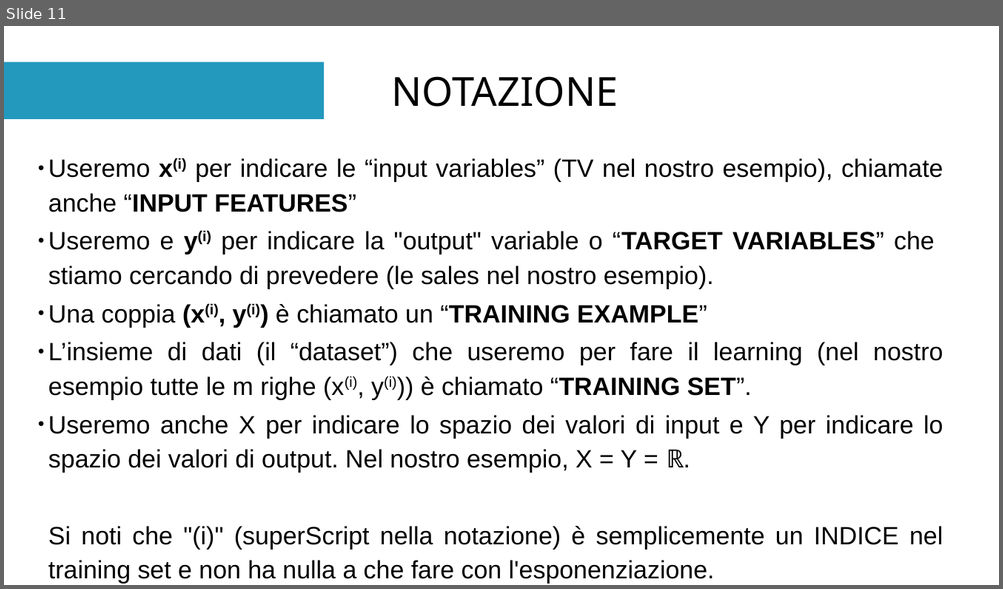
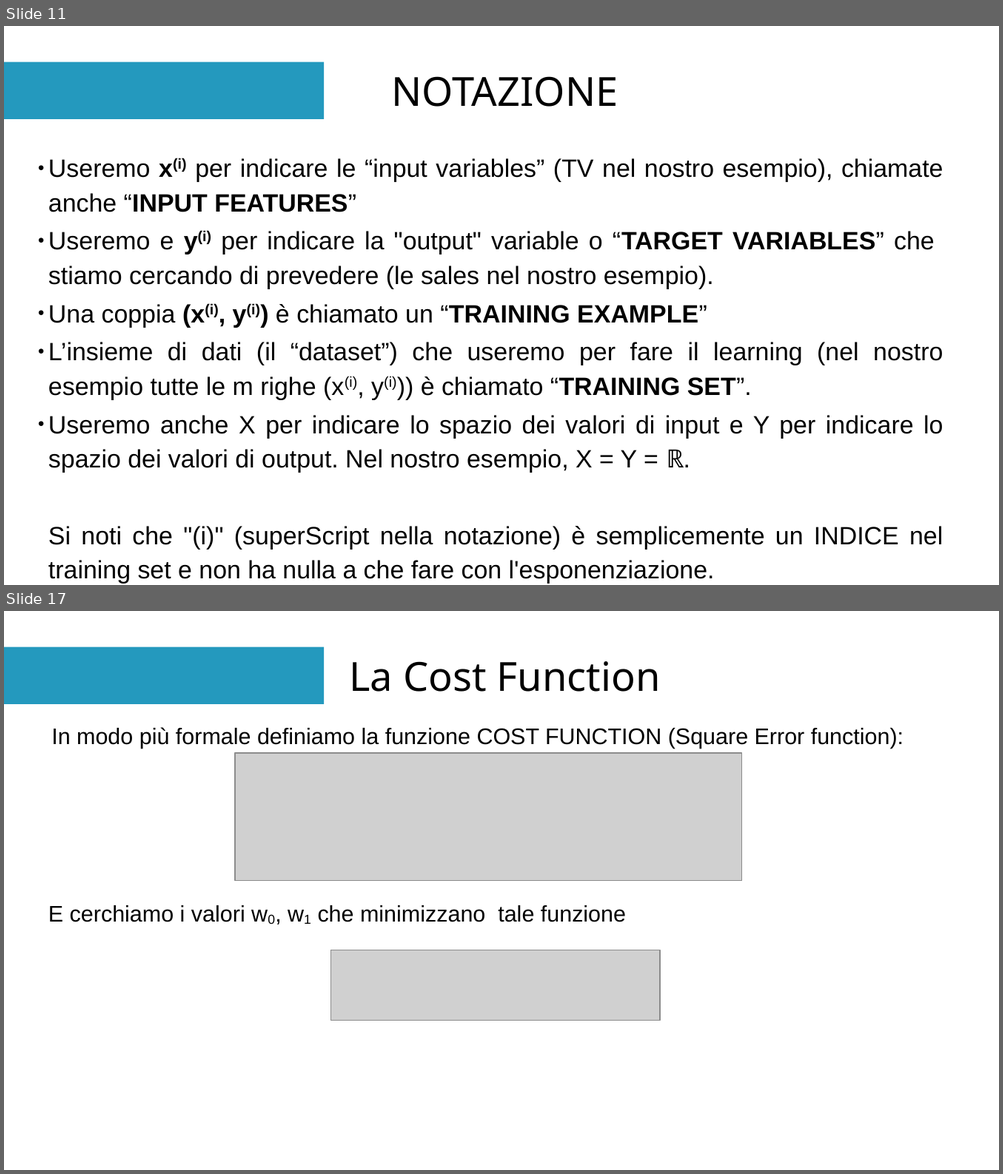
Before and after one commit to pal-dev-labs/Artificial-Intelligence-with-Python, a slide deck: presentazioni/AI-with-Python-lezione-8.odp. Shown one above the other, each under a label of ours: slide 11 before the commit, slides 11 and 17 after it; the slides between them are not shown. The pictures are 1003x589 and 1003x1174 pixels, drawn with LibreOffice and Linux fonts; fonts in the diff are those of the drawing; grey boxes stand for pictures. Boxes give left, top, right and bottom in pixels: in the first picture for what was removed or moved away, otherwise in the second. Text is boxed around its words. In the diff, an @@ line names an element or a change of style, - is before the commit and + after.

```diff
--- a/presentazioni/AI-with-Python-lezione-8.odp
+++ b/presentazioni/AI-with-Python-lezione-8.odp
@@ slide 17 added at (4, 611, 999, 1170), background #FFFFFF; not listed: 1 template element that a slide beside it also shows @@
@@ title added at (349, 661, 660, 692), 32 pt, text #000000 @@
+La Cost Function
@@ text added at (51, 727, 903, 749), 18 pt, text #000000 @@
+In modo più formale definiamo la funzione COST FUNCTION (Square Error function):
@@ picture added at (235, 752, 741, 881) @@
@@ text added at (48, 906, 626, 923), 18 pt, text #000000 @@
+E cerchiamo i valori w0, w1 che minimizzano tale funzione
@@ picture added at (330, 951, 660, 1021) @@
```
Also in this commit, not shown: 5 slides changed, 3 other slides added, 2 other files.
